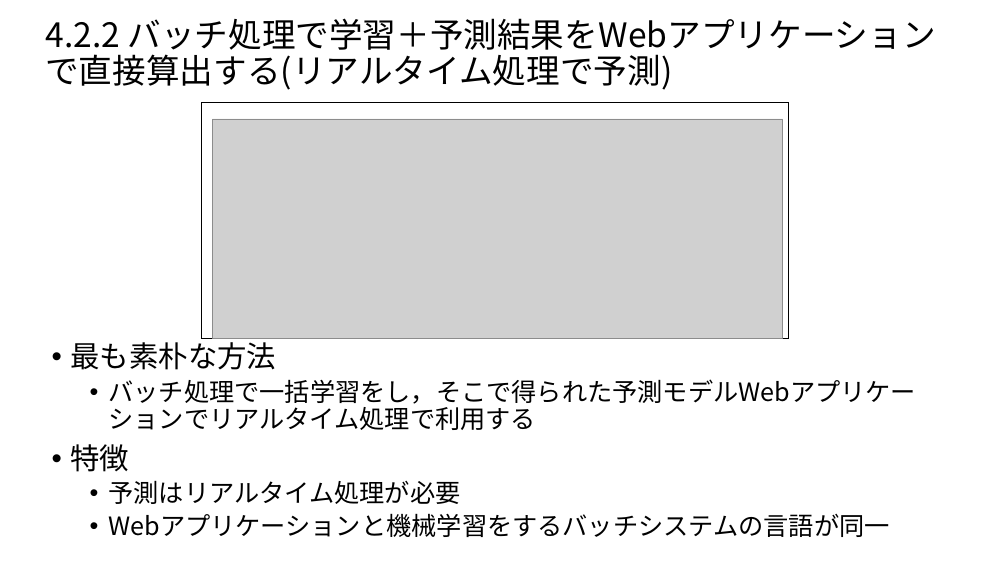
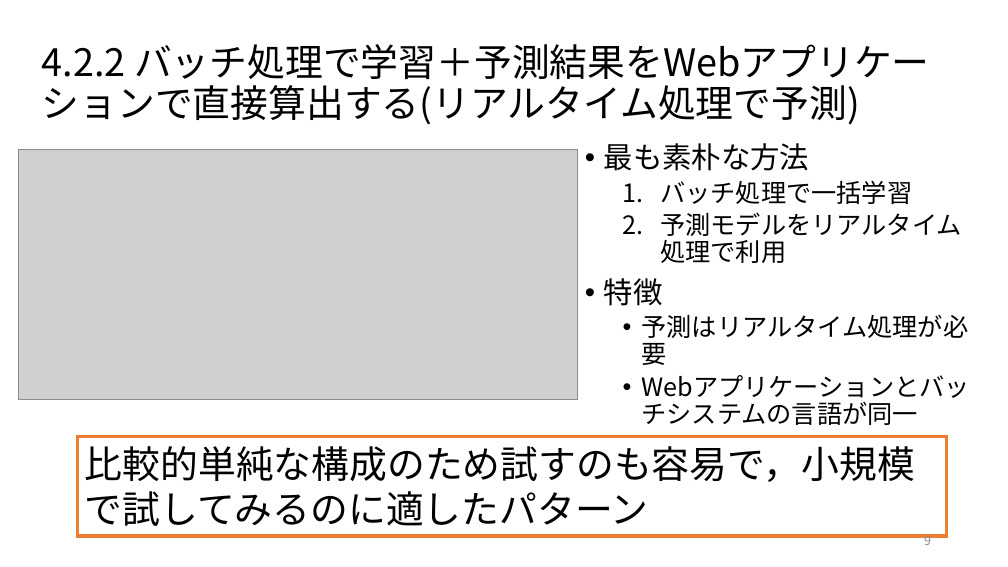
Before and after one commit to ryosuke-ku/Rinko, a slide deck: slide 9 of 仕事ではじめる機械学習第4章.pptx. Drawn at 1008x567 pixels with LibreOffice and Linux fonts; fonts in the diff are those of the drawing; grey boxes stand for pictures. Boxes give left, top, right and bottom in pixels: in the first picture for what was removed or moved away, otherwise in the second. Text is boxed around its words. In the diff, an @@ line names an element or a change of style, - is before the commit and + after.

Commit message:
add 仕事で始める機械学習第4章を編集しました

```diff
--- a/仕事ではじめる機械学習第4章.pptx
+++ b/仕事ではじめる機械学習第4章.pptx
@@ title "4.2.2 バッチ処理で学習＋予測結果をWebアプリケーションで直接算出する(リアルタイム処理で予測)": place and size @@
-title "4.2.2 バッチ処理で学習＋予測結果をWebアプリケーションで直接算出する(リアルタイム処理で予測)" at box(45, 18, 936, 90)
+title "4.2.2 バッチ処理で学習＋予測結果をWebアプリケーションで直接算出する(リアルタイム処理で予測)" at box(42, 44, 930, 125)
@@ title "4.2.2 バッチ処理で学習＋予測結果をWebアプリケーションで直接算出する(リアルタイム処理で予測)" at box(42, 44, 930, 125): size 32 to 36 pt @@
@@ rectangle removed at box(202, 103, 789, 339) @@
@@ picture removed at box(212, 119, 783, 338) @@
@@ text "最も素朴な方法": place and size @@
-text "最も素朴な方法" at box(71, 338, 916, 537)
+text "最も素朴な方法" at box(604, 143, 968, 365)
@@ picture added at box(18, 150, 578, 399) @@
@@ text at box(660, 180, 962, 263): text changed @@
-  • バッチ処理で一括学習をし，そこで得られた予測モデルWebアプリケーションでリアルタイム処理で利用する
+  1. バッチ処理で一括学習
+  2. 予測モデルをリアルタイム処理で利用
@@ rectangle added at box(77, 437, 947, 536), fill #FFFFFF, outline #ED7D31 3 pt, 36 pt, text #000000 @@
+比較的単純な構成のため試すのも容易で，小規模で試してみるのに適したパターン
@@ text at box(108, 513, 889, 537): text changed @@
-  • Webアプリケーションと機械学習をするバッチシステムの言語が同一
+  • Webアプリケーションとバッチシステムの言語が同一
@@ page number added at box(924, 534, 931, 545), 12 pt, text #8C8C8C @@
+9
```
Also in this commit, not shown: 22 other slides changed, 5 slides added, 1 other file.
